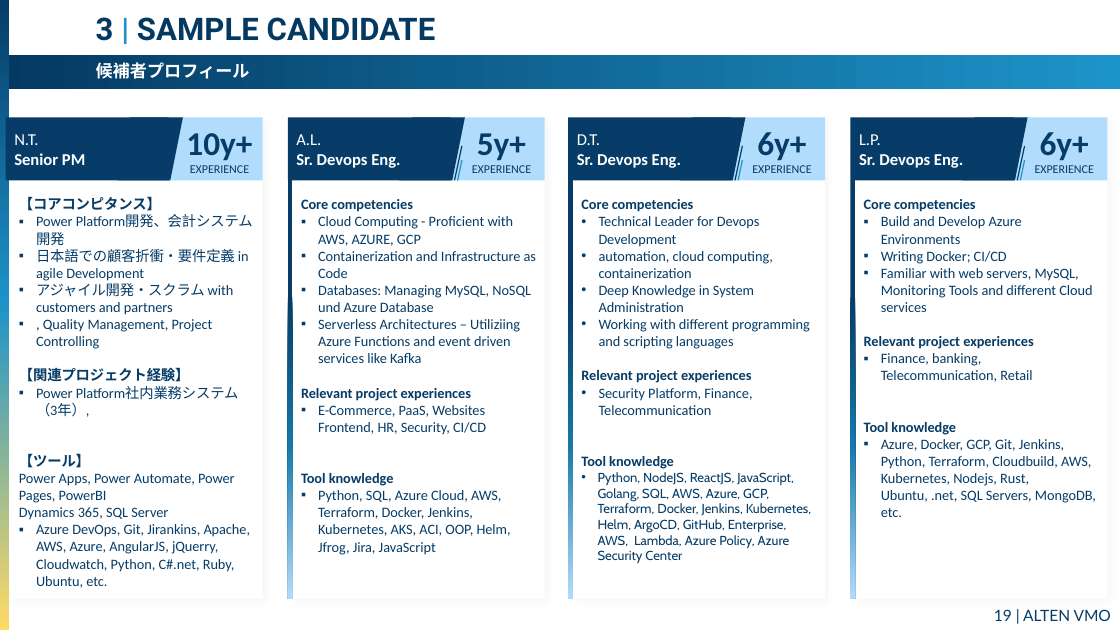
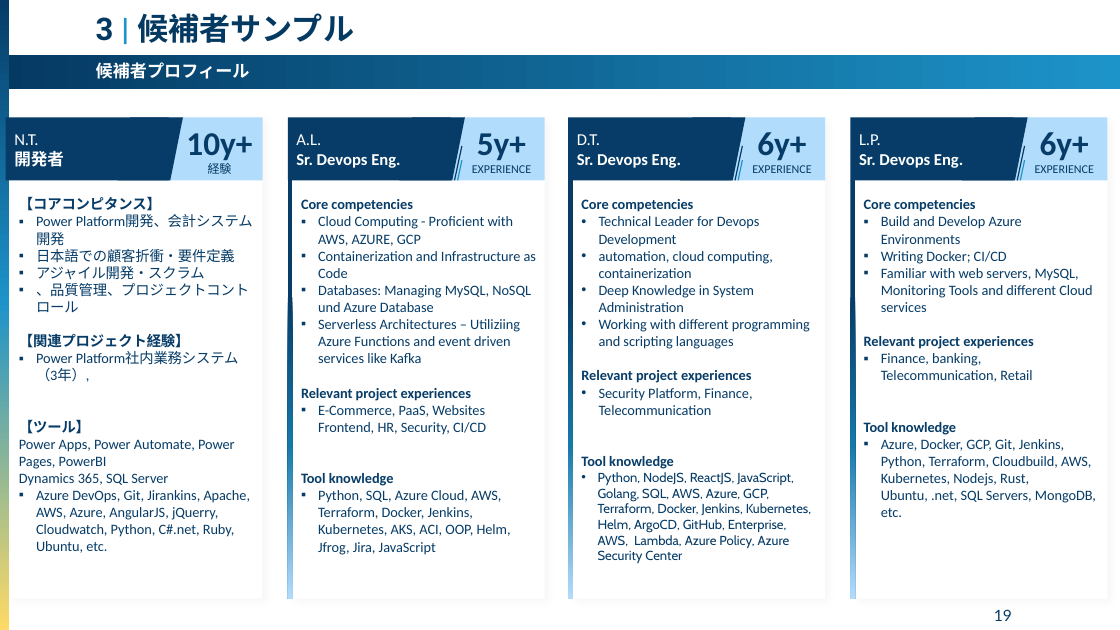
Before and after one commit to sslakd/Utility-app, a slide deck: slide 19 of Fujifilm_ODC_Proposal_JP.pptx. Drawn at 1120x630 pixels with LibreOffice and Linux fonts; fonts in the diff are those of the drawing. Boxes give left, top, right and bottom in pixels: in the first picture for what was removed or moved away, otherwise in the second. Text is boxed around its words. In the diff, an @@ line names an element or a change of style, - is before the commit and + after.

```diff
--- a/Fujifilm_ODC_Proposal_JP.pptx
+++ b/Fujifilm_ODC_Proposal_JP.pptx
@@ text at [96, 13, 354, 43]: text changed @@
-3 | SAMPLE CANDIDATE
+3 | 候補者サンプル
@@ text in pentagon arrow at [14, 151, 64, 167]: text changed @@
-Senior PM
+開発者
@@ text in rectangle at [208, 163, 232, 174]: text changed @@
-EXPERIENCE
+経験
@@ text in rectangle at [36, 249, 249, 312]: text changed @@
-▪ 日本語での顧客折衝・要件定義 in agile Development
-▪ アジャイル開発・スクラム with customers and partners
-▪ , Quality Management, Project Controlling
+▪ 日本語での顧客折衝・要件定義
+▪ アジャイル開発・スクラム
+▪ 、品質管理、プロジェクトコントロール
@@ page number at [994, 609, 1012, 621]: text changed @@
-19 | ALTEN VMO
+19
```
Also in this commit, not shown: 20 other slides changed, 1 slide added, 1 slide removed.
